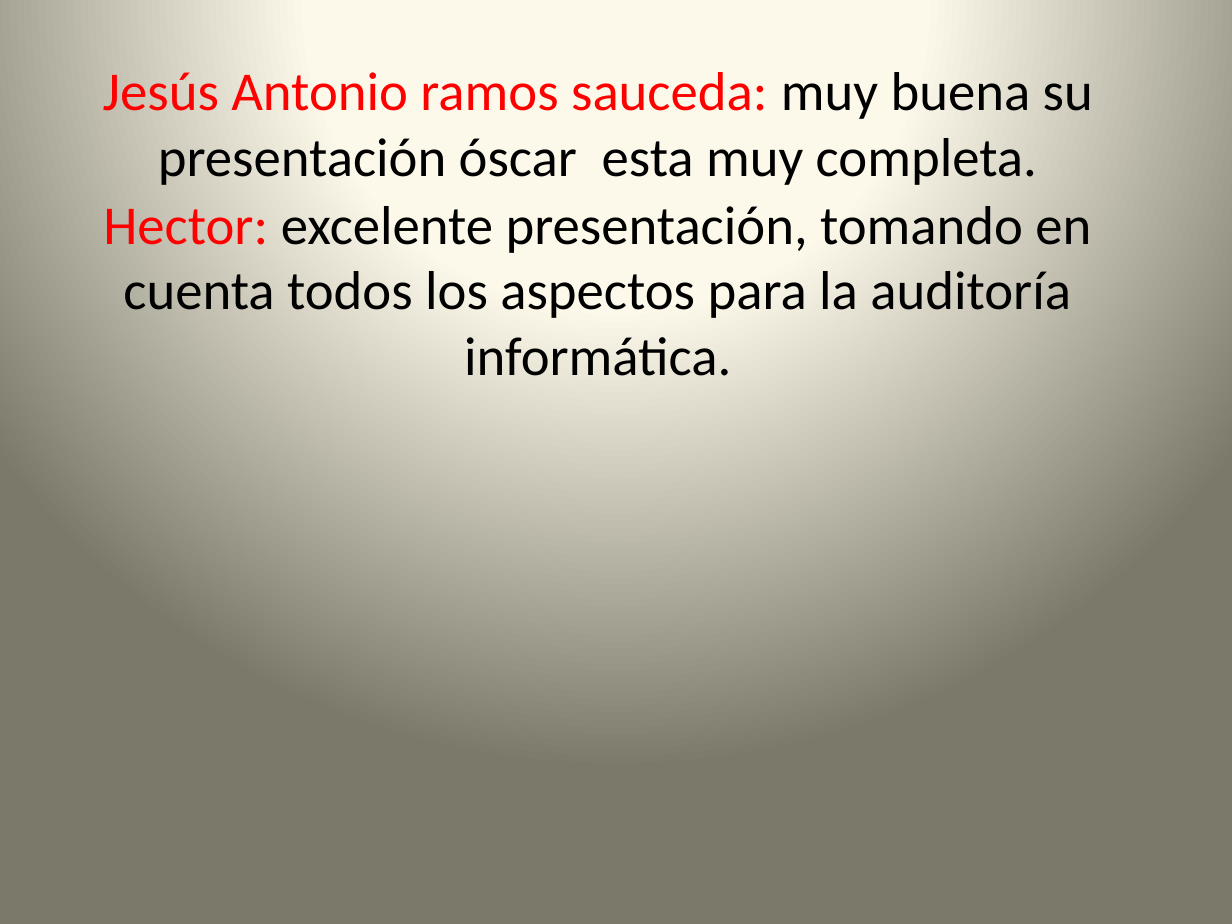
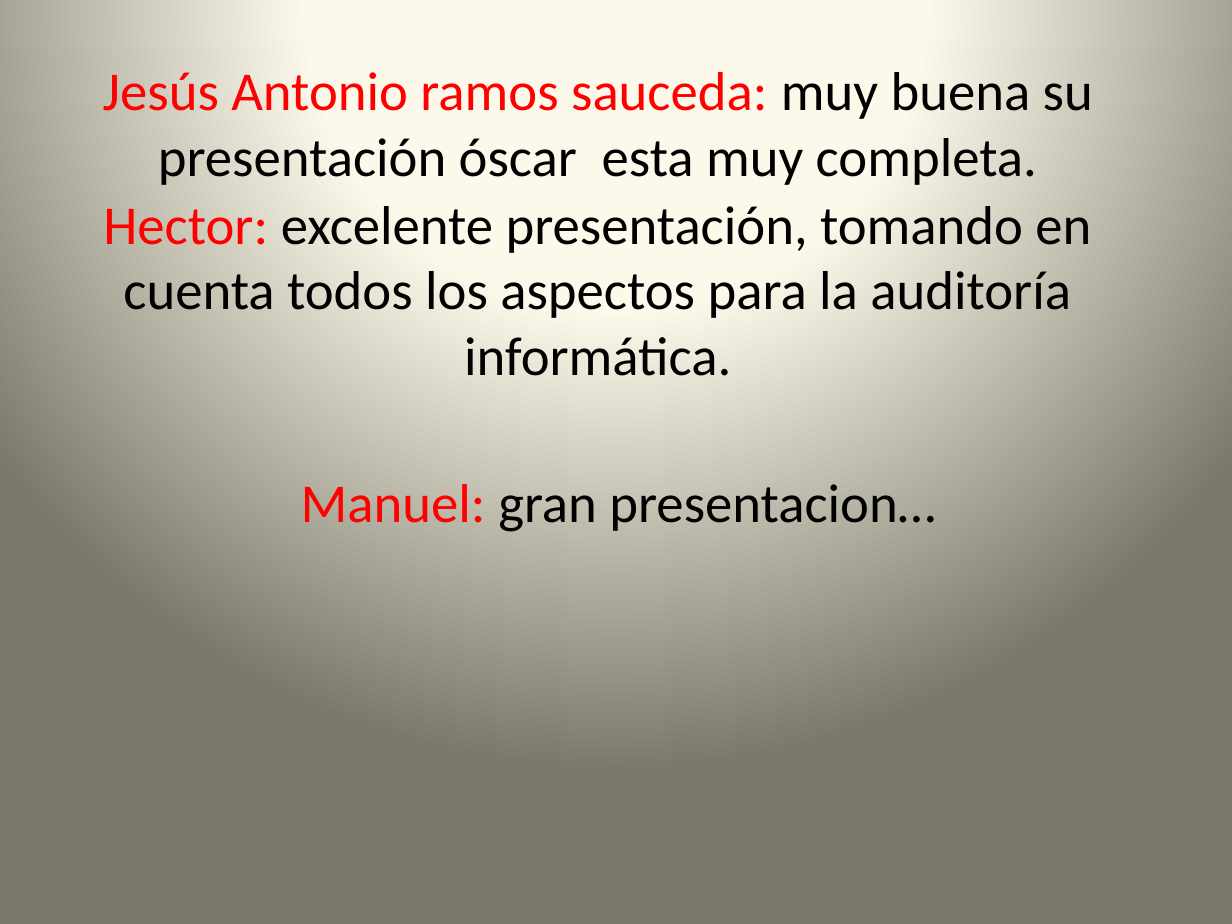
Before and after one commit to lc850/auditoria, a slide deck: slide 11 of OSCAR.pptx. Drawn at 1232x924 pixels with LibreOffice and Linux fonts; fonts in the diff are those of the drawing. Boxes give left, top, right and bottom in pixels: in the first picture for what was removed or moved away, otherwise in the second. Text is boxed around its words. In the diff, an @@ line names an element or a change of style, - is before the commit and + after.

Commit message:
ovacion

```diff
--- a/OSCAR.pptx
+++ b/OSCAR.pptx
@@ text added at (301, 484, 935, 532), 32 pt, text #000000 @@
+Manuel: gran presentacion…
```
